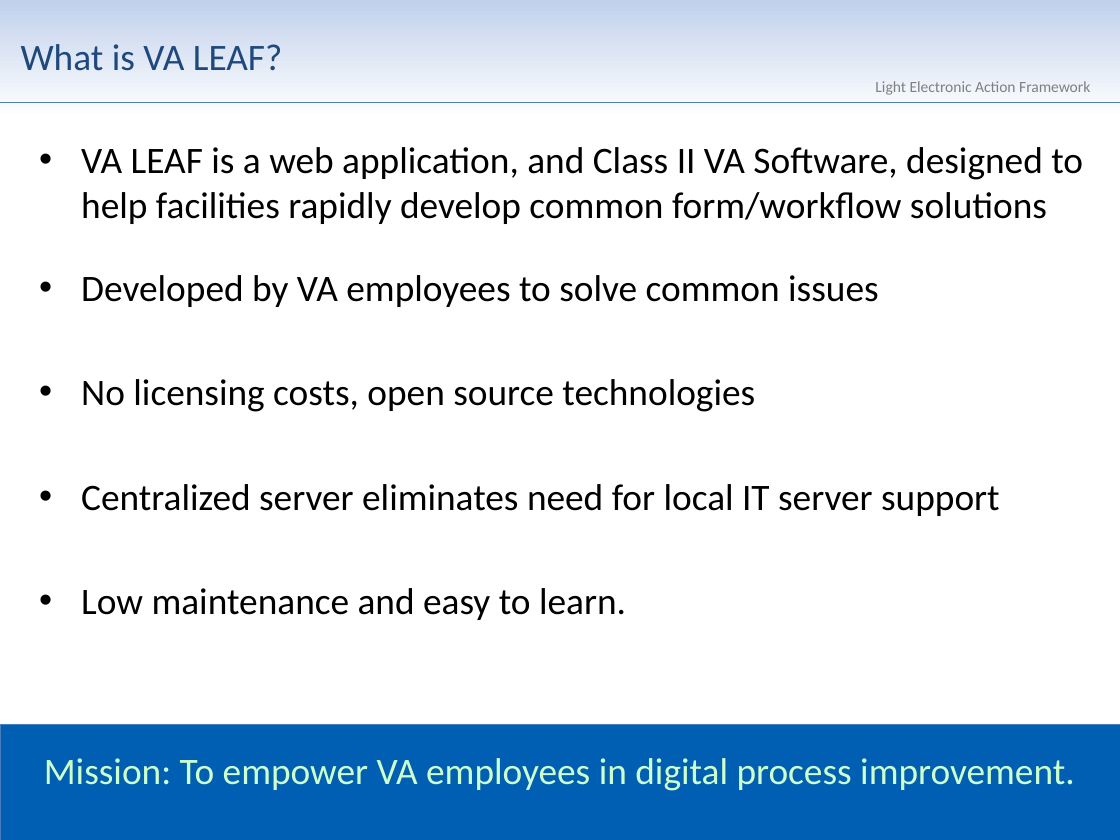
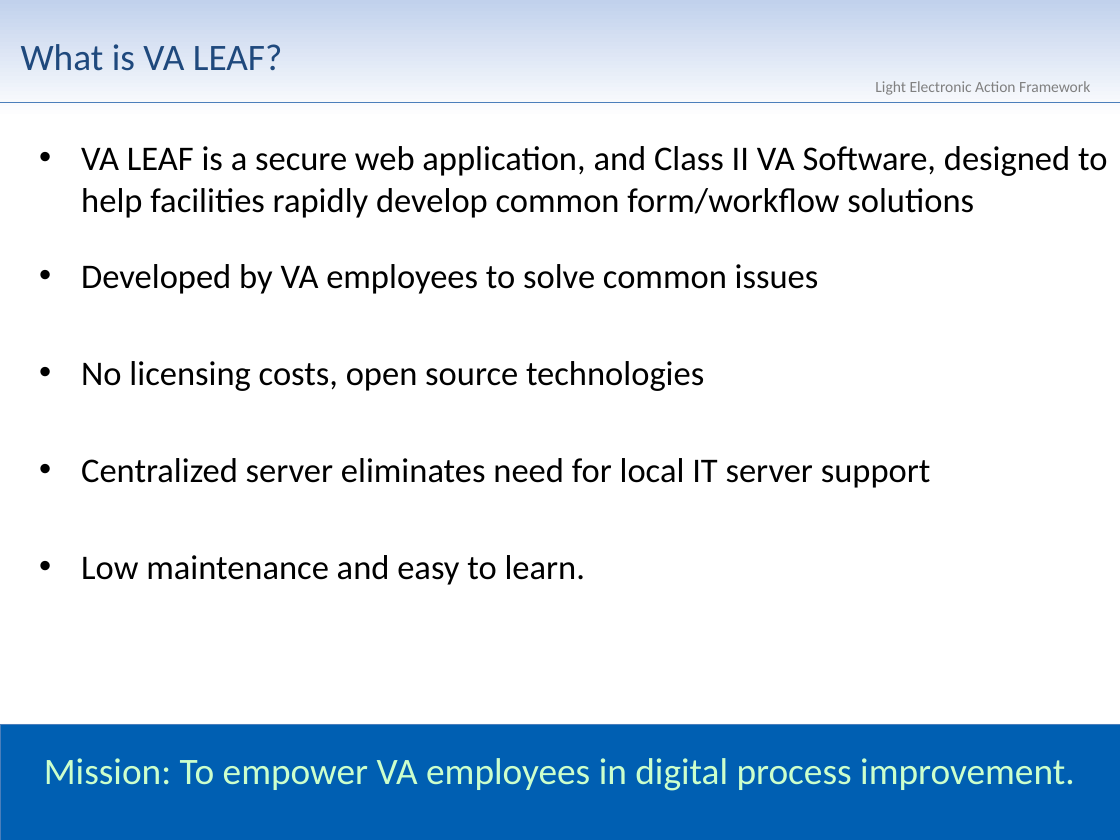
Before and after one commit to department-of-veterans-affairs/LEAF, a slide deck: slide 2 of Documentation/LEAF_Product_Overview.pptx. Drawn at 1120x840 pixels with LibreOffice and Linux fonts; fonts in the diff are those of the drawing; background and template pictures are left out. Boxes give left, top, right and bottom in pixels: in the first picture for what was removed or moved away, otherwise in the second. Text is boxed around its words. In the diff, an @@ line names an element or a change of style, - is before the commit and + after.

Commit message:
update slide deck

```diff
--- a/Documentation/LEAF_Product_Overview.pptx
+++ b/Documentation/LEAF_Product_Overview.pptx
@@ text at (81, 146, 1107, 218): text changed; size 24 to 22.2 pt @@
-• VA LEAF is a web application, and Class II VA Software, designed to help facilities rapidly develop common form/workflow solutions
+• VA LEAF is a secure web application, and Class II VA Software, designed to help facilities rapidly develop common form/workflow solutions
@@ text at (81, 264, 931, 585): size 24 to 22.2 pt in "Developed by VA employees to solve common ...", "No licensing costs, open source technologies", "Centralized server eliminates need for local IT ...", "Low maintenance and easy to learn." @@
```
Also in this commit, not shown: 4 other slides changed, 3 slides added, 1 slide removed.
